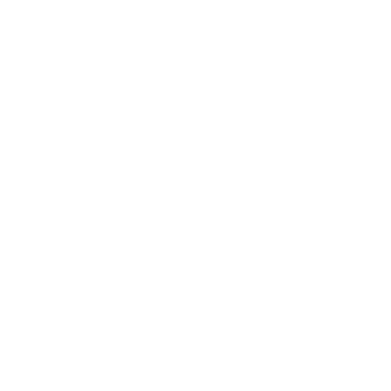
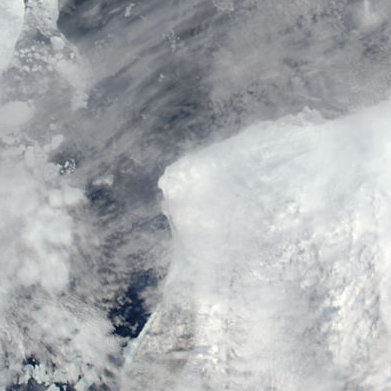
Layered file, before and after one edit (391px x 391px). Changes by layer:
added layer "132_beaufort_sea_100km_20170525.aqua.truecolor.250m" above "Background" over bbox(0, 0, 391, 391)
